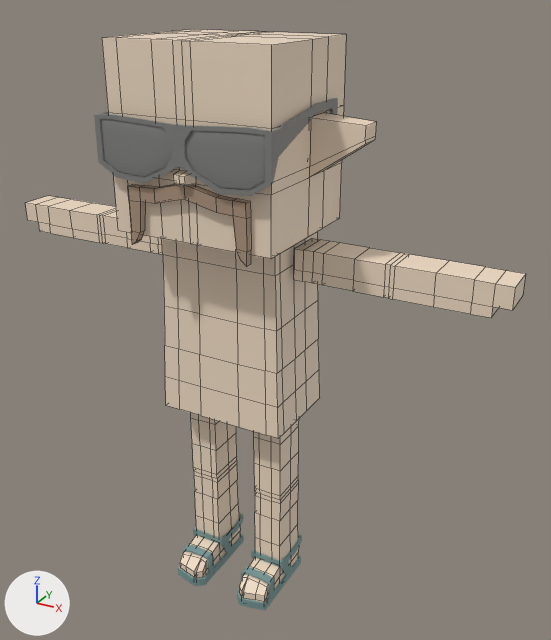
Renders of the FBX model mustachiorascals/fbx/5d73d6a3-a181-4f1a-a650-d41f1a60e557.fbx from each side of a commit.
The view is the same before and after, from a 50 mm lens placed at (0.0176, -0.0276, 0.0293), pointed at (0.0016, 0.0016, 0.0147). Every picture has the same lights, and +X, +Y and +Z are marked at lower left. Mesh edges are drawn as thin lines on the coarser meshes. Where no turn or scale is listed for an object, it has been applied to the vertices.

Script lines for the objects in view, before the commit:
```python
me_mesh_003 = bpy.data.meshes.new('Mesh.003')
me_mesh_003.from_pydata(...)  # 44 vertices, 42 faces; spans x -0.00286..0.00286, y -0.00306..-0.00272, z 0.01905..0.02203
me_mesh_003.materials.append(mat_mustache)  # beige #b09680
me_mesh_004 = bpy.data.meshes.new('Mesh.004')
me_mesh_004.from_pydata(...)  # 24 vertices, 20 faces; spans x -0.00624..0.00624, y 0.00043..0.00184, z 0.02195..0.02442
me_mesh_004.materials.append(mat_skin)  # beige #f3dec7
me_mesh_005 = bpy.data.meshes.new('Mesh.005')
me_mesh_005.from_pydata(...)  # 276 vertices, 274 faces; spans x -0.00412..0.00411, y -0.0033..0.0024, z 0.02191..0.02497
me_mesh_005.materials.append(mat_eyewear)  # grey #838381
ob_e_1 = bpy.data.objects.new('e_1', me_mesh_004)
ob_e_1.location = (0.0, 0.0, 0.0)
ob_ew_biker = bpy.data.objects.new('ew_biker', me_mesh_005)
ob_ew_biker.location = (0.0, 0.0, 0.0)
ob_m_sanchez = bpy.data.objects.new('m_sanchez', me_mesh_003)
ob_m_sanchez.location = (0.0, 0.0, 0.0)
# also in view: 'mustachio_legs' at (0.0, 0.0003, 0.0053); 'mustachio_arms' at (0.0, 0.0012, 0.0181); 'mustachio_body' at (0.0, 0.0011, 0.0144); 'f_sandals' at (0.0, 0.0003, 0.0008); 'mustachio_head' at (0.0, 0.0002, 0.0227)
```
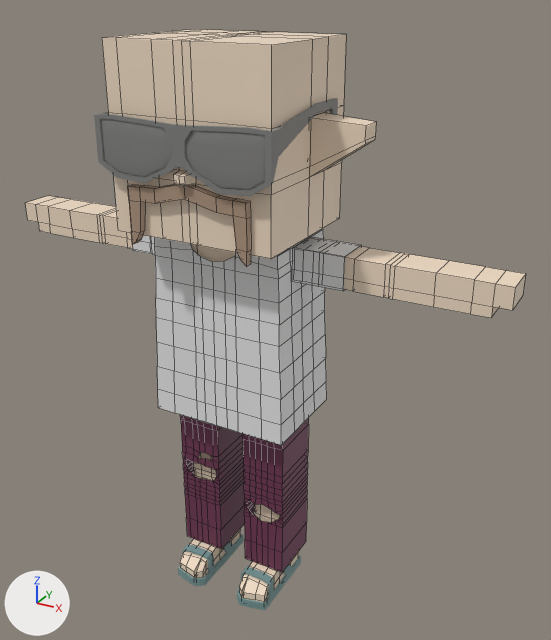
Boxes [x1, y1, x2, y2] around the edits, measured in the pictures (551 x 640 px):
```json
{"object": "c_shirt_1", "change": "added", "after": [155, 229, 327, 445]}
{"object": "c_rippedjeans", "change": "added", "after": [180, 415, 309, 572], "on screen": "brown"}
{"object": "c_shirt_2", "change": "added", "after": [133, 235, 362, 291]}
{"object": "mustachio_body", "change": "unchanged, covered by the edit", "before": [162, 232, 320, 439], "after": [191, 244, 236, 262]}
{"object": "mustachio_legs", "change": "unchanged, covered by the edit", "before": [180, 413, 299, 602], "after": [180, 452, 298, 602]}
```

Edits to the scene script, one JSON object a line:
```json
{"op": "add", "block": "mat_upper_garment_1", "code": ["mat_upper_garment_1 = principled_material('upper_garment_1')", "mat_upper_garment_1.base_color = (0.8, 0.8, 0.8)  # white #e7e7e7"]}
{"op": "add", "block": "mat_lower_garment", "code": ["mat_lower_garment = principled_material('lower_garment')", "mat_lower_garment.base_color = (0.161, 0.0353, 0.0863)  # brown #703553"]}
{"op": "add", "block": "me_mesh_010", "code": ["me_mesh_010 = bpy.data.meshes.new('Mesh.010')", "me_mesh_010.from_pydata(...)  # 24 vertices, 18 faces; spans x -0.00561..0.00561, y 0.00027..0.00209, z 0.01737..0.01893", "me_mesh_010.materials.append(mat_upper_garment_1)  # white #e7e7e7"]}
{"op": "add", "block": "me_mesh_003_1", "code": ["me_mesh_003_1 = bpy.data.meshes.new('Mesh.003')", "me_mesh_003_1.from_pydata(...)  # 277 vertices, 244 faces; spans x -0.00297..0.00299, y -0.00021..0.00257, z 0.0014..0.01069", "me_mesh_003_1.materials.append(mat_lower_garment)  # brown #703553"]}
{"op": "add", "block": "me_mesh_009", "code": ["me_mesh_009 = bpy.data.meshes.new('Mesh.009')", "me_mesh_009.from_pydata(...)  # 230 vertices, 212 faces; spans x -0.00349..0.00349, y -0.0013..0.00353, z 0.00994..0.01894", "me_mesh_009.materials.append(mat_upper_garment_1)  # white #e7e7e7"]}
{"op": "add", "block": "ob_c_shirt_2", "code": ["ob_c_shirt_2 = bpy.data.objects.new('c_shirt_2', me_mesh_010)", "ob_c_shirt_2.location = (0.0, 0.0, 0.0)"]}
{"op": "add", "block": "ob_c_rippedjeans", "code": ["ob_c_rippedjeans = bpy.data.objects.new('c_rippedjeans', me_mesh_003_1)", "ob_c_rippedjeans.location = (0.0, 0.0, 0.0)"]}
{"op": "add", "block": "ob_c_shirt_1", "code": ["ob_c_shirt_1 = bpy.data.objects.new('c_shirt_1', me_mesh_009)", "ob_c_shirt_1.location = (0.0, 0.0, 0.0)"]}
```
